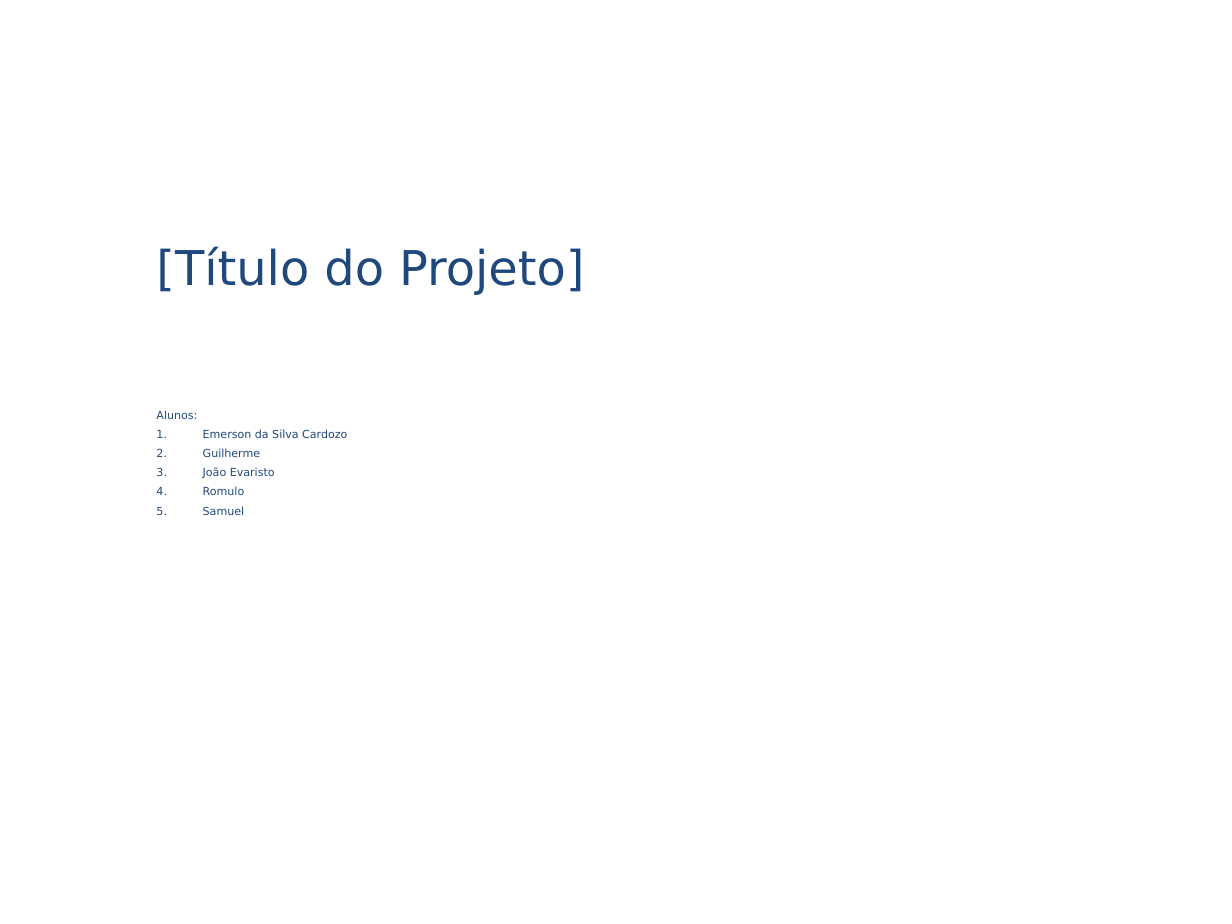
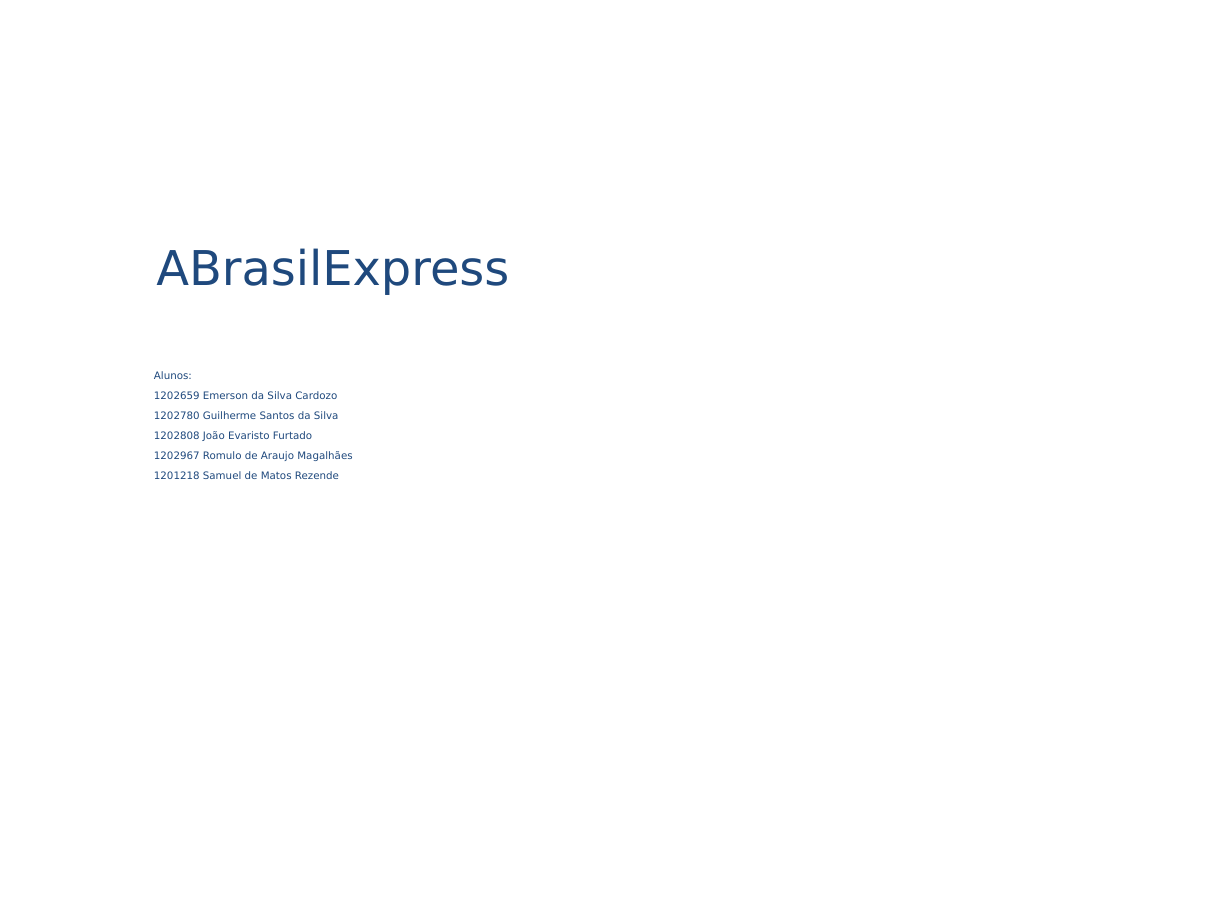
Before and after one commit to smrpuc/pos-fit-es10, a slide deck: slide 2 of Material Aulas/Metodologia de Pesquisa/FIT-TCC-Grupo04.ppt. Drawn at 1232x924 pixels with LibreOffice and Linux fonts; fonts in the diff are those of the drawing; background and template pictures are left out. Boxes give left, top, right and bottom in pixels: in the first picture for what was removed or moved away, otherwise in the second. Text is boxed around its words. In the diff, an @@ line names an element or a change of style, - is before the commit and + after.

```diff
--- a/Material Aulas/Metodologia de Pesquisa/FIT-TCC-Grupo04.ppt
+++ b/Material Aulas/Metodologia de Pesquisa/FIT-TCC-Grupo04.ppt
@@ text at [156, 248, 509, 295]: text changed @@
-[Título do Projeto]
+ABrasilExpress
@@ text "Alunos:": place and size @@
-text "Alunos:" at [156, 410, 347, 515]
+text "Alunos:" at [154, 371, 352, 479]
@@ text at [154, 371, 192, 379]: size 6.5 to 6 pt in "Alunos:"; more space between paragraphs @@
@@ text at [154, 391, 352, 479]: text changed; size 6.5 to 6 pt @@
-1. Emerson da Silva Cardozo
-2. Guilherme
-3. João Evaristo
-4. Romulo
-5. Samuel
+1202659 Emerson da Silva Cardozo
+1202780 Guilherme Santos da Silva
+1202808 João Evaristo Furtado
+1202967 Romulo de Araujo Magalhães
+1201218 Samuel de Matos Rezende
```
Also in this commit, not shown: 5 other slides changed.
